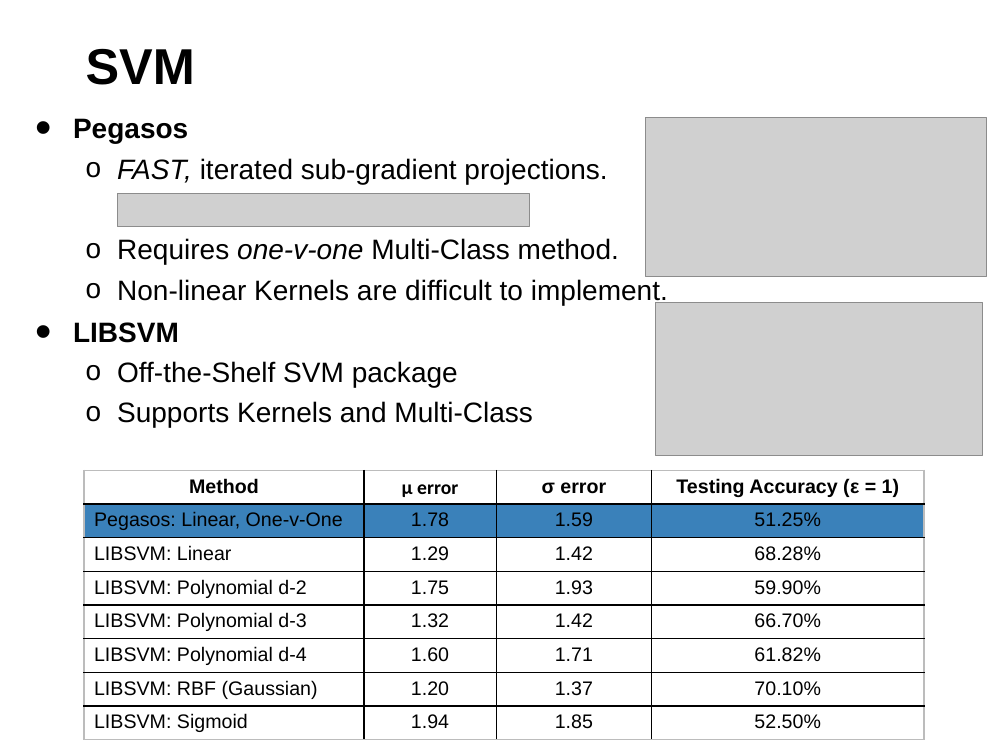
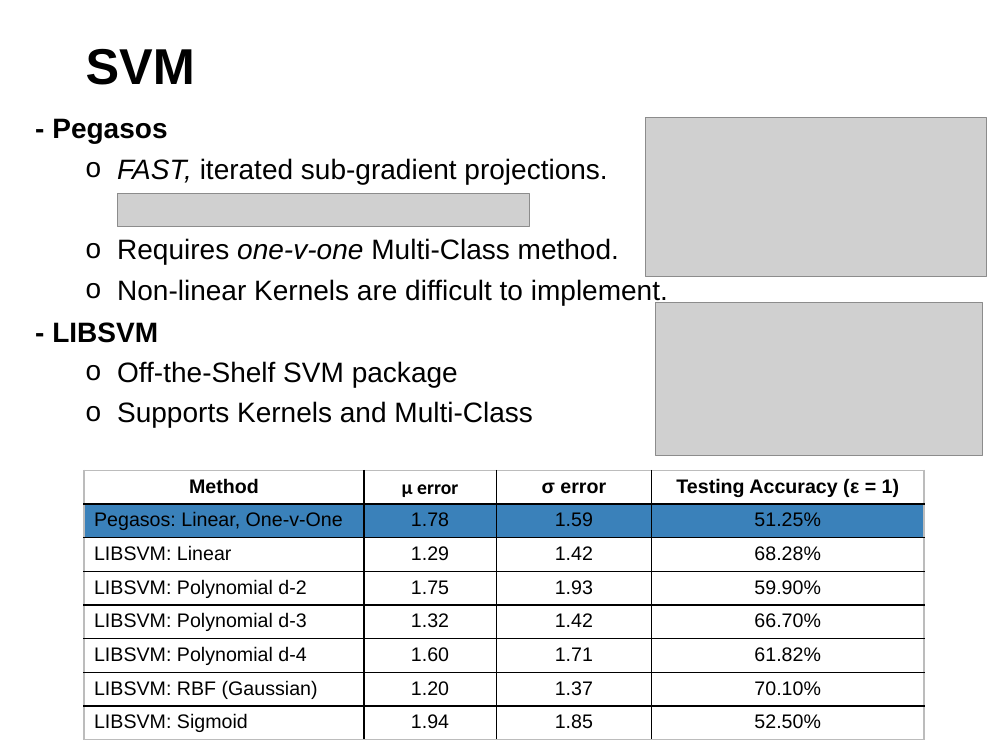
Before and after one commit to andermic/cs534_2_project, a slide deck: slide 7 of Final_Presentation/Slides.pptx. Drawn at 1008x756 pixels with LibreOffice and Linux fonts; fonts in the diff are those of the drawing; grey boxes stand for pictures. Boxes give left, top, right and bottom in pixels: in the first picture for what was removed or moved away, otherwise in the second. Text is boxed around its words. In the diff, an @@ line names an element or a change of style, - is before the commit and + after.

```diff
--- a/Final_Presentation/Slides.pptx
+++ b/Final_Presentation/Slides.pptx
@@ text at (x1=52, y1=118, x2=167, y2=144): text changed @@
-• Pegasos
+- Pegasos
@@ text at (x1=52, y1=322, x2=158, y2=343): text changed @@
-• LIBSVM
+- LIBSVM
```
Also in this commit, not shown: 5 other slides changed.
